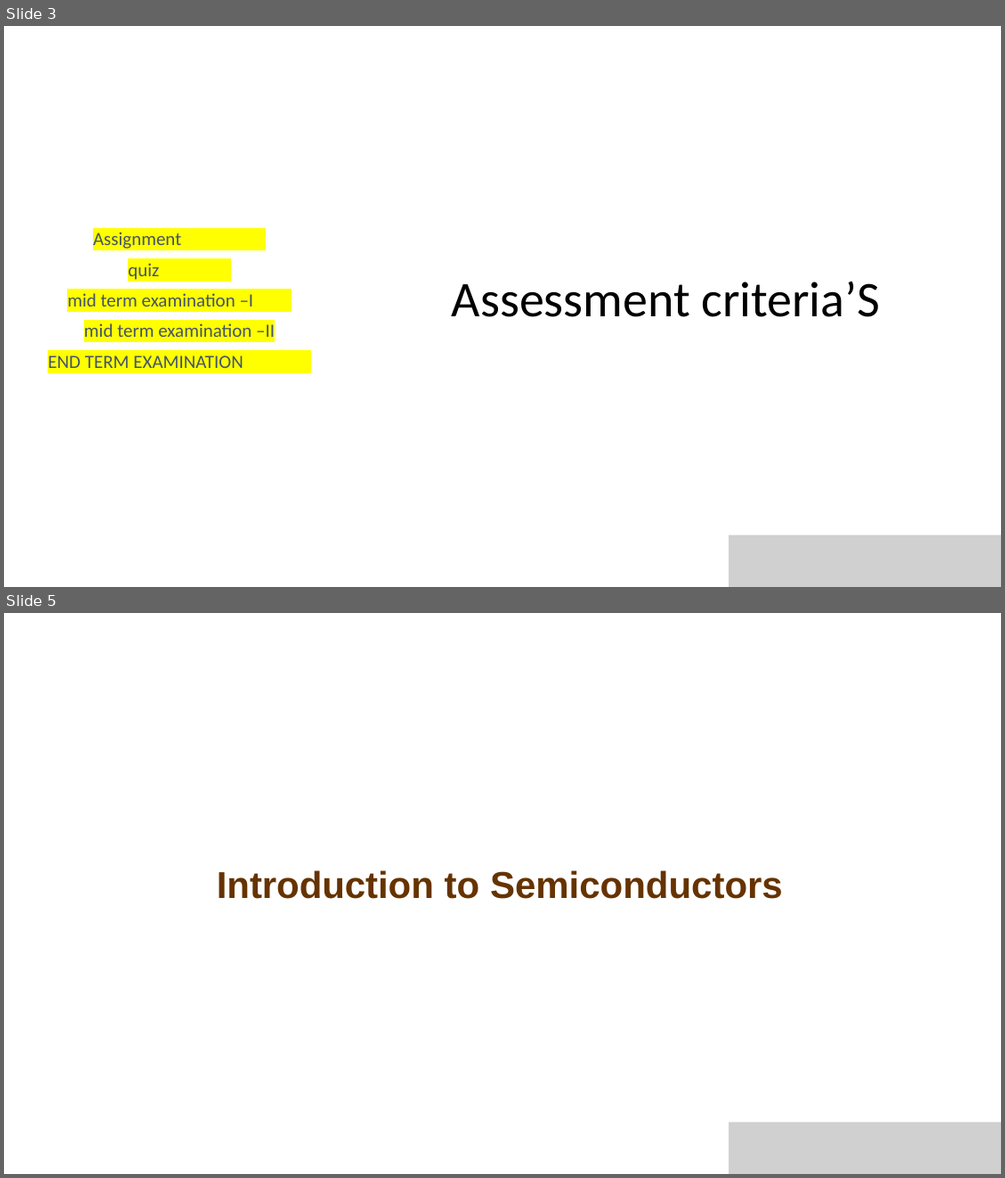
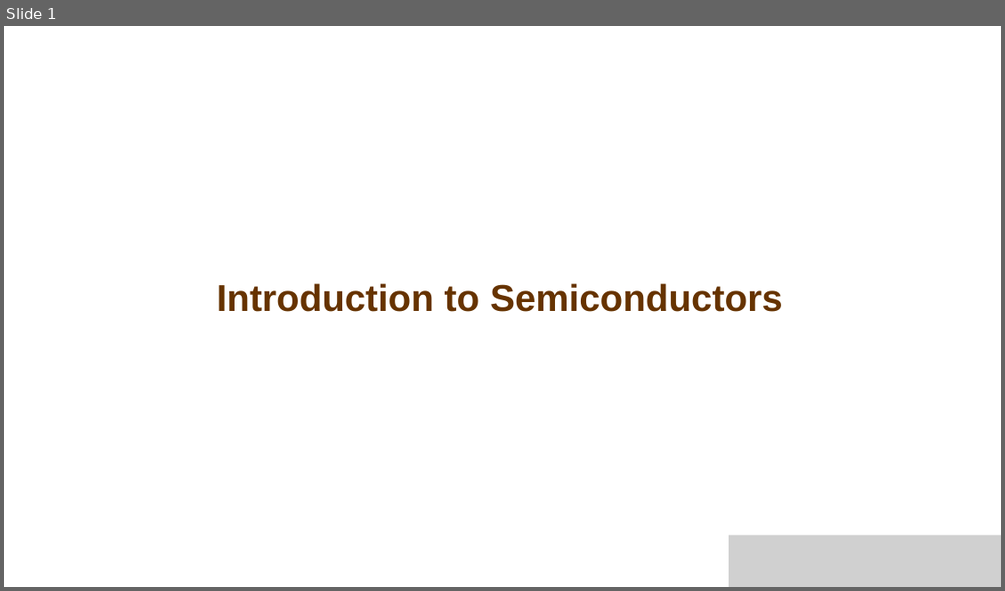
Before and after one commit to viktorexe/Chemistry-Cycle, a slide deck: EES/diode (1).pptx. Shown one above the other, each under a label of ours: slides 3 and 5 before the commit, slide 1 after it; the slides between them are not shown. The pictures are 1005x1178 and 1005x591 pixels, drawn with LibreOffice and Linux fonts; fonts in the diff are those of the drawing; grey boxes stand for pictures. Boxes give left, top, right and bottom in pixels: in the first picture for what was removed or moved away, otherwise in the second. Text is boxed around its words. In the diff, an @@ line names an element or a change of style, - is before the commit and + after.

```diff
--- a/EES/diode (1).pptx
+++ b/EES/diode (1).pptx
@@ slide 3 removed at bbox=[4, 26, 1001, 587], background #FFFFFF @@
@@ subtitle removed at bbox=[48, 232, 275, 368] @@
-Assignment
-quiz
-mid term examination –I
-mid term examination –II
-END TERM EXAMINATION
@@ title removed at bbox=[452, 281, 880, 317] @@
-Assessment criteria’S
@@ picture removed at bbox=[728, 535, 1001, 587] @@
@@ what was slide 5 is now slide 1 @@
```
Also in this commit, not shown: 4 other slides removed.
